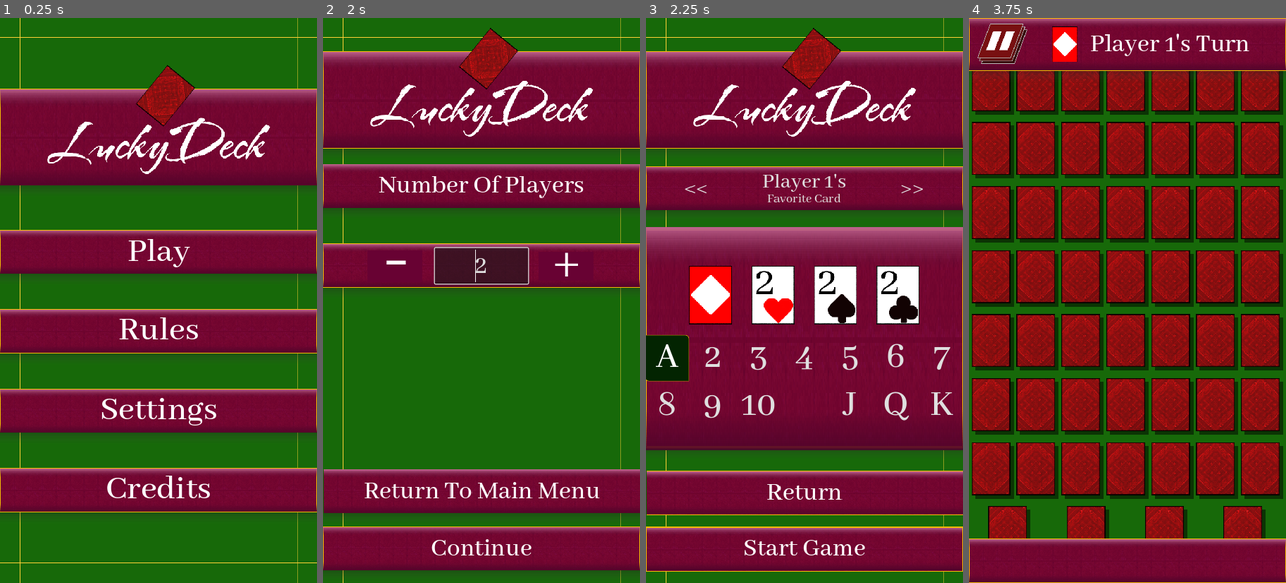
Above: before the commit, frames 1-4 (left to right).
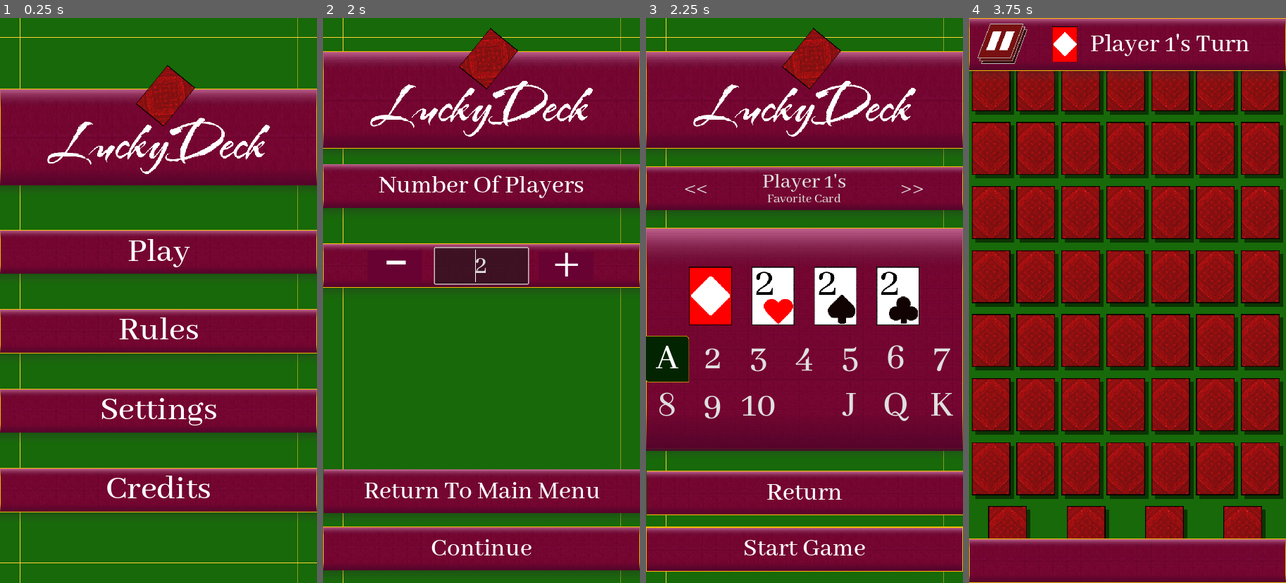
Above: after the commit, the same moments.

Repository: Yavuz7/LuckyDeck
Game: Godot game, scene res://Scripts/main_menu.tscn
Same seed, same stepped clock (60 frames per second), same inputs: the game is played once before the commit and once after it.
Inputs:
- Up to frame 1 (0.25 s): no input
- Up to frame 2 (2 s): click "Play" at 0.5 s; click "Play" at 1.25 s
- Up to frame 3 (2.25 s): click "Continue" at 2 s
- Up to frame 4 (3.75 s): click "A" at 2.75 s; click "Start Game" at 3.5 s

Frames 1-2 are identical in both runs. In frame 3, 2.1% of the frame differs, in the area x 0-100%, y 37-77%; in frame 4, nothing differs.

Commit message:
Added Big Area Texture To Menus

Diff:
--- a/Menus/Game.tscn
+++ b/Menus/Game.tscn
@@ -11,6 +11,7 @@
 [ext_resource type="Texture2D" uid="uid://dsyec6g04gdst" path="res://assets/Images/Buttons/buttonhighlights.svg" id="8_vr5v7"]
 [ext_resource type="Texture2D" uid="uid://bfv4r7hwpte2q" path="res://assets/Images/buttonpattern2.png" id="9_ebtit"]
 [ext_resource type="Texture2D" uid="uid://dtbej557ikw1a" path="res://assets/Images/boxshadow.svg" id="9_imb1g"]
+[ext_resource type="Texture2D" uid="uid://dpqbxplhq7uc" path="res://assets/Images/bigArea.png" id="12_eyvsg"]
 
 [sub_resource type="Animation" id="Animation_lbo3g"]
 resource_name = "make_card_disappear"
@@ -394,17 +395,28 @@
 expand_icon = true
 metadata/_edit_use_anchors_ = true
 
+[node name="TextureRect3" type="TextureRect" parent="VictoryScreen/VictoryPopup"]
+layout_mode = 1
+anchors_preset = -1
+anchor_right = 1.0
+anchor_bottom = 1.0
+offset_left = 2.0
+offset_top = 3.0
+offset_right = 2.0
+offset_bottom = 3.0
+grow_horizontal = 2
+grow_vertical = 2
+texture = ExtResource("12_eyvsg")
+expand_mode = 1
+
 [node name="TextureRect" type="TextureRect" parent="VictoryScreen/VictoryPopup"]
 layout_mode = 1
-anchors_preset = -1
-anchor_left = 0.001
-anchor_top = 0.01
-anchor_right = 0.999
-anchor_bottom = 0.99
-offset_left = 1.28
-offset_top = -2.96
-offset_right = 1.71997
-offset_bottom = -2.03998
+anchors_preset = 15
+anchor_right = 1.0
+anchor_bottom = 1.0
+offset_top = 1.0
+offset_right = -6.10352e-05
+offset_bottom = -0.999939
 grow_horizontal = 2
 grow_vertical = 2
 texture = ExtResource("8_vr5v7")
--- a/Menus/credits_menu.tscn
+++ b/Menus/credits_menu.tscn
@@ -1,10 +1,11 @@
-[gd_scene load_steps=6 format=3 uid="uid://bpbpd0105ksyl"]
+[gd_scene load_steps=7 format=3 uid="uid://bpbpd0105ksyl"]
 
 [ext_resource type="Texture2D" uid="uid://bd3eeolp5h22g" path="res://assets/Images/rectangleborderyellow.svg" id="1_01b4m"]
 [ext_resource type="PackedScene" uid="uid://cvgijvugy7wxe" path="res://assets/button_scene.tscn" id="2_sxkhi"]
 [ext_resource type="Texture2D" uid="uid://bgmppv2cfhcf6" path="res://assets/Images/luckydecklogo.png" id="3_m6iv0"]
 [ext_resource type="Theme" uid="uid://brkyelj36ne10" path="res://Scripts/maintheme.tres" id="4_6o3rq"]
 [ext_resource type="Script" path="res://assets/returnButton.gd" id="5_68nrn"]
+[ext_resource type="Texture2D" uid="uid://dpqbxplhq7uc" path="res://assets/Images/bigArea.png" id="5_85oia"]
 
 [node name="CreditsMenu" type="Panel"]
 anchors_preset = 15
@@ -67,7 +68,7 @@
 [node name="RulesHeading" parent="mainLayoutCredits/Heading Seperator" instance=ExtResource("2_sxkhi")]
 layout_mode = 2
 
-[node name="Label" type="Label" parent="mainLayoutCredits/Heading Seperator/RulesHeading"]
+[node name="Label2" type="Label" parent="mainLayoutCredits/Heading Seperator/RulesHeading"]
 layout_mode = 1
 anchors_preset = 8
 anchor_left = 0.5
@@ -92,11 +93,14 @@
 custom_minimum_size = Vector2(0, 600)
 layout_mode = 2
 
-[node name="TextureRect" parent="mainLayoutCredits/CreditsInfoBox/Credits Toggle" index="0"]
+[node name="Texturedtexture" parent="mainLayoutCredits/CreditsInfoBox/Credits Toggle" index="0"]
+texture = ExtResource("5_85oia")
+
+[node name="TextureRect" parent="mainLayoutCredits/CreditsInfoBox/Credits Toggle" index="1"]
 offset_top = -3.0
 offset_bottom = 3.0
 
-[node name="Label" type="Label" parent="mainLayoutCredits/CreditsInfoBox/Credits Toggle"]
+[node name="Label2" type="Label" parent="mainLayoutCredits/CreditsInfoBox/Credits Toggle"]
 layout_mode = 1
 anchors_preset = -1
 anchor_left = 0.0208333
--- a/Menus/player_favorite_card_menu.tscn
+++ b/Menus/player_favorite_card_menu.tscn
@@ -6,6 +6,7 @@
 [ext_resource type="Texture2D" uid="uid://bd3eeolp5h22g" path="res://assets/Images/rectangleborderyellow.svg" id="4_1ausm"]
 [ext_resource type="PackedScene" uid="uid://cvgijvugy7wxe" path="res://assets/button_scene.tscn" id="5_ih1l5"]
 [ext_resource type="Texture2D" uid="uid://bgmppv2cfhcf6" path="res://assets/Images/luckydecklogo.png" id="6_8r48o"]
+[ext_resource type="Texture2D" uid="uid://dpqbxplhq7uc" path="res://assets/Images/bigArea.png" id="7_eqpu7"]
 [ext_resource type="Texture2D" uid="uid://dd6xoy4hk75l0" path="res://assets/Images/CardFronts/cards1-2.png" id="7_qqvy6"]
 [ext_resource type="Texture2D" uid="uid://skqe0wti1hj4" path="res://assets/Images/CardFronts/cards1-1.png" id="8_ev2v0"]
 [ext_resource type="Texture2D" uid="uid://dyqua4h061bdt" path="res://assets/Images/CardFronts/cards2-2.png" id="9_6kjnu"]
@@ -165,9 +166,11 @@
 layout_mode = 2
 mouse_filter = 1
 
+[node name="Texturedtexture" parent="mainLayoutCredits/SelectionBox/cardSelection" index="0"]
+texture = ExtResource("7_eqpu7")
+
 [node name="TextureRect" parent="mainLayoutCredits/SelectionBox/cardSelection" index="1"]
-offset_top = -3.0
-offset_bottom = 3.0
+offset_bottom = 5.0
 
 [node name="VBoxContainer" type="VBoxContainer" parent="mainLayoutCredits/SelectionBox/cardSelection"]
 layout_mode = 1
@@ -175,7 +178,9 @@
 anchor_right = 1.0
 anchor_bottom = 1.0
 offset_left = -12.0
+offset_top = 2.0
 offset_right = 12.0
+offset_bottom = 2.0
 grow_horizontal = 2
 grow_vertical = 2
 alignment = 1
--- a/Menus/rules_menu.tscn
+++ b/Menus/rules_menu.tscn
@@ -1,9 +1,10 @@
-[gd_scene load_steps=6 format=3 uid="uid://dlpj0vqd7jg6e"]
+[gd_scene load_steps=7 format=3 uid="uid://dlpj0vqd7jg6e"]
 
 [ext_resource type="Texture2D" uid="uid://bd3eeolp5h22g" path="res://assets/Images/rectangleborderyellow.svg" id="1_wfdqy"]
 [ext_resource type="PackedScene" uid="uid://cvgijvugy7wxe" path="res://assets/button_scene.tscn" id="2_ptkh5"]
 [ext_resource type="Texture2D" uid="uid://bgmppv2cfhcf6" path="res://assets/Images/luckydecklogo.png" id="3_rvoj6"]
 [ext_resource type="Theme" uid="uid://brkyelj36ne10" path="res://Scripts/maintheme.tres" id="4_6e6fk"]
+[ext_resource type="Texture2D" uid="uid://dpqbxplhq7uc" path="res://assets/Images/bigArea.png" id="5_8paeo"]
 [ext_resource type="Script" path="res://assets/returnButton.gd" id="5_dj7v1"]
 
 [node name="RulesMenu" type="Panel"]
@@ -67,7 +68,7 @@
 [node name="RulesHeading" parent="mainLayoutRules/Heading Seperator" instance=ExtResource("2_ptkh5")]
 layout_mode = 2
 
-[node name="Label" type="Label" parent="mainLayoutRules/Heading Seperator/RulesHeading"]
+[node name="Label2" type="Label" parent="mainLayoutRules/Heading Seperator/RulesHeading"]
 layout_mode = 1
 anchors_preset = 8
 anchor_left = 0.5
@@ -92,7 +93,10 @@
 custom_minimum_size = Vector2(0, 600)
 layout_mode = 2
 
-[node name="TextureRect" parent="mainLayoutRules/RulesInfoBox/Rules Toggle" index="0"]
+[node name="Texturedtexture" parent="mainLayoutRules/RulesInfoBox/Rules Toggle" index="0"]
+texture = ExtResource("5_8paeo")
+
+[node name="TextureRect" parent="mainLayoutRules/RulesInfoBox/Rules Toggle" index="1"]
 offset_top = -3.0
 offset_bottom = 3.0
 metadata/_edit_use_anchors_ = true
--- a/Menus/settings_menu.tscn
+++ b/Menus/settings_menu.tscn
@@ -67,7 +67,7 @@
 [node name="SettingsHeading" parent="mainLayoutSettings/Heading Seperator" instance=ExtResource("2_p5lnu")]
 layout_mode = 2
 
-[node name="Label" type="Label" parent="mainLayoutSettings/Heading Seperator/SettingsHeading"]
+[node name="Label2" type="Label" parent="mainLayoutSettings/Heading Seperator/SettingsHeading"]
 layout_mode = 1
 anchors_preset = 8
 anchor_left = 0.5
Not shown: 1 places in Menus/Game.tscn that only renumber resources
Not shown: 1 places in Menus/player_favorite_card_menu.tscn that only renumber resources
Binary file added: assets/Images/bigArea.png
Not shown, added: assets/Images/bigArea.png.import
